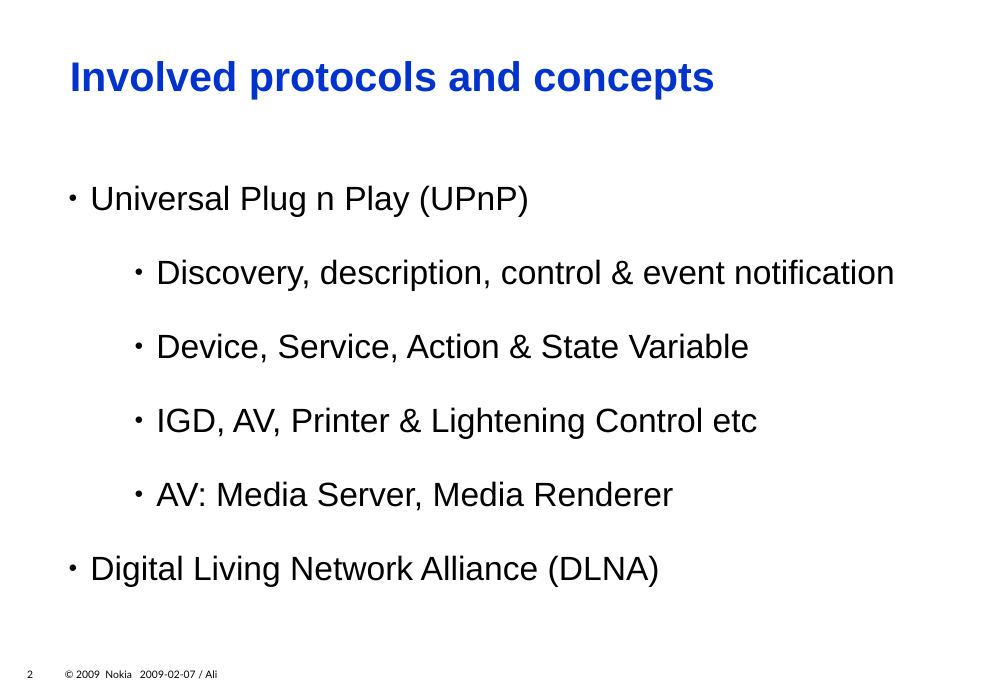
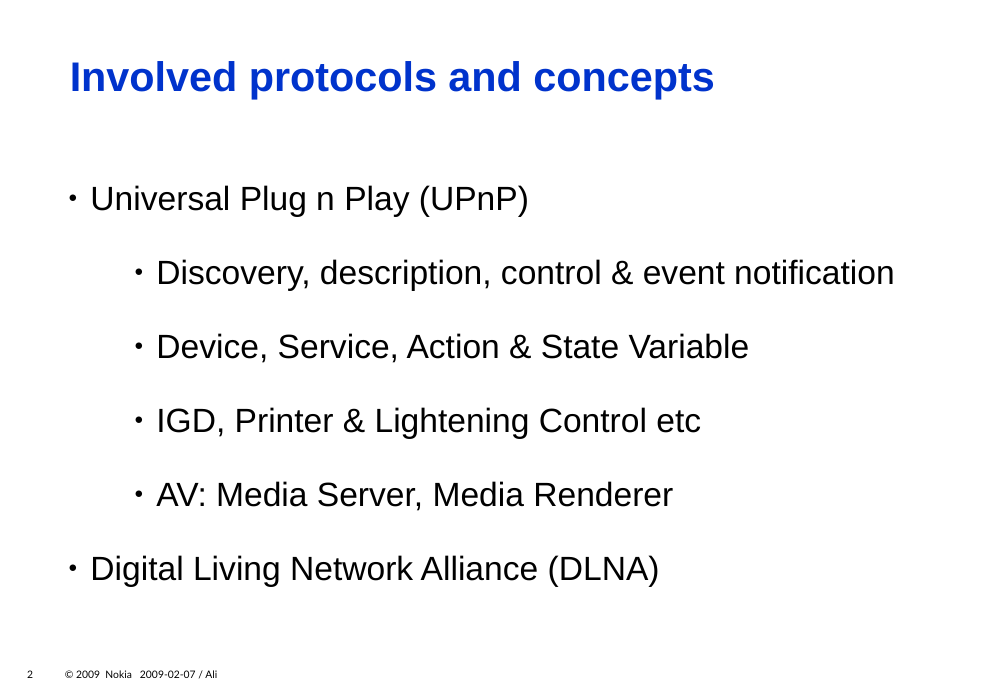
Before and after one commit to zeenix/rygel-presentation-2009, a slide deck: slide 2 of slides.odp. Drawn at 1008x698 pixels with LibreOffice and Linux fonts; fonts in the diff are those of the drawing; background and template pictures are left out. Boxes give left, top, right and bottom in pixels: in the first picture for what was removed or moved away, otherwise in the second. Text is boxed around its words. In the diff, an @@ line names an element or a change of style, - is before the commit and + after.

```diff
--- a/slides.odp
+++ b/slides.odp
@@ text at [156, 407, 701, 438]: text changed @@
-        ● IGD, AV, Printer & Lightening Control etc
+        ● IGD, Printer & Lightening Control etc
```
Also in this commit, not shown: 1 other slide changed.
